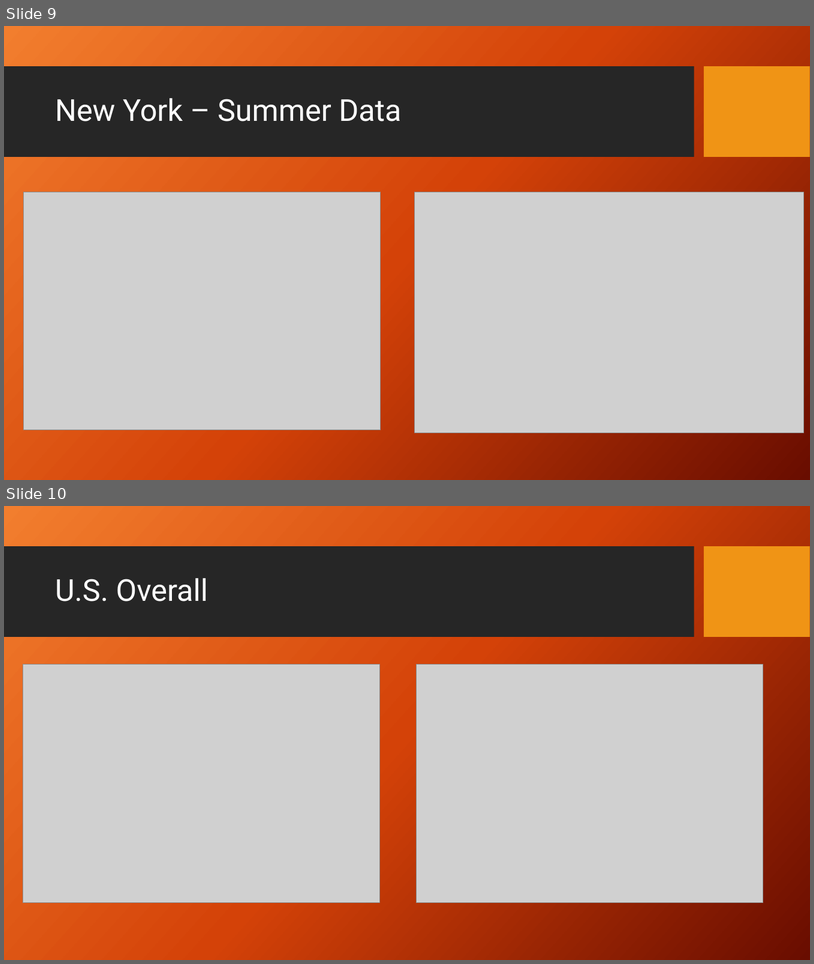
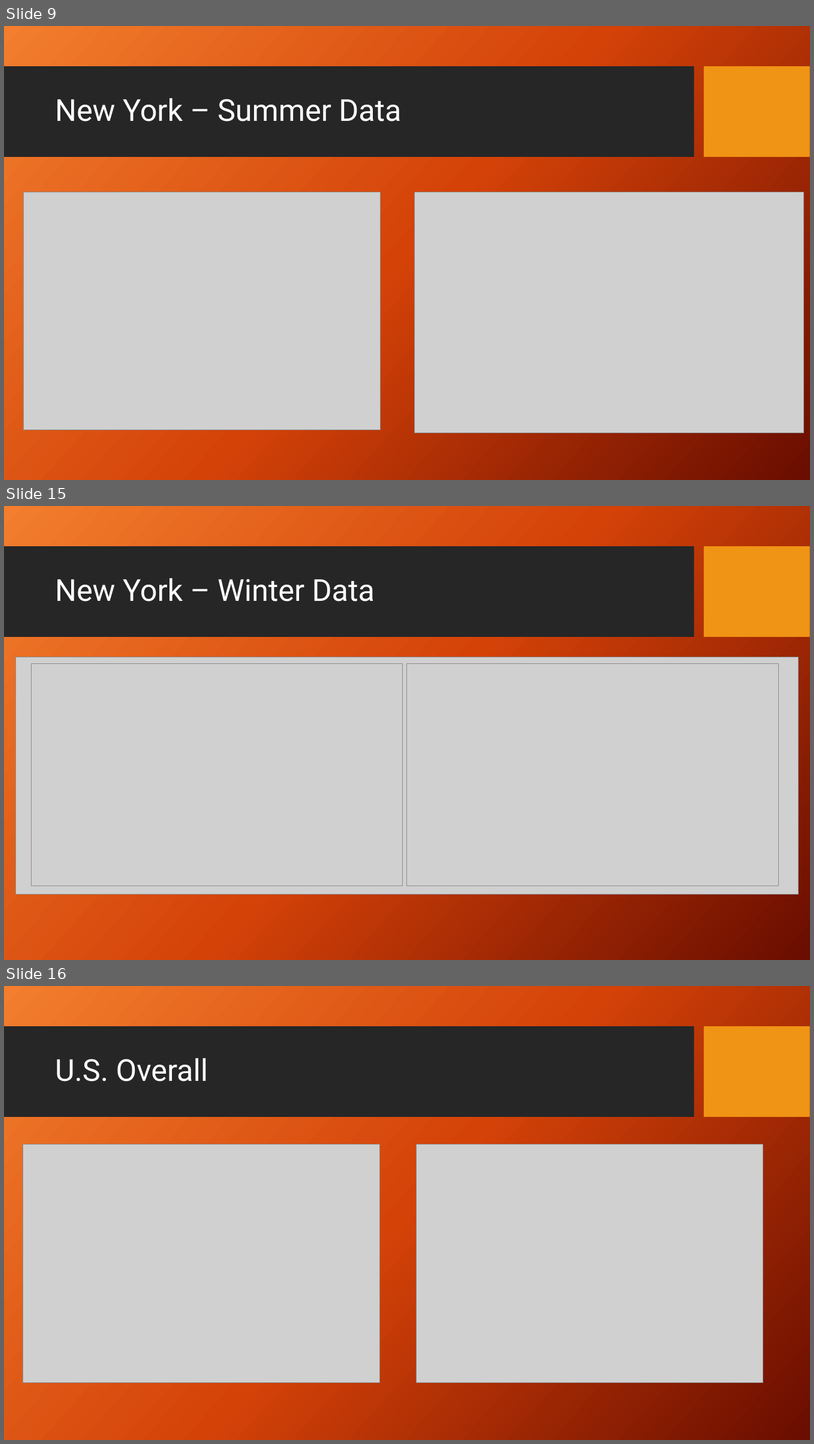
Before and after one commit to KennytheSun/Global_Warming_Repo, a slide deck: CO2emissionsVsTempPP.pptx. Shown one above the other, each under a label of ours: slides 9 and 10 before the commit, slides 9, 15 and 16 after it; the slides between them are not shown. The pictures are 814x964 and 814x1444 pixels, drawn with LibreOffice and Linux fonts; fonts in the diff are those of the drawing; grey boxes stand for pictures; background and template pictures are left out. Boxes give left, top, right and bottom in pixels: in the first picture for what was removed or moved away, otherwise in the second. Text is boxed around its words. In the diff, an @@ line names an element or a change of style, - is before the commit and + after.

```diff
--- a/CO2emissionsVsTempPP.pptx
+++ b/CO2emissionsVsTempPP.pptx
@@ slide 15 added at (4,506,810,960), background picture (left out); not listed: 2 template elements that a slide beside it also shows @@
@@ title added at (55,578,375,601), 36 pt, text #FFFFFF @@
+New York – Winter Data
@@ picture added at (15,657,799,894) @@
@@ picture added at (31,663,403,885) @@
@@ picture added at (408,663,780,885) @@
@@ what was slide 10 is now slide 16 @@
```
Also in this commit, not shown: 5 other slides added, 1 other file.
